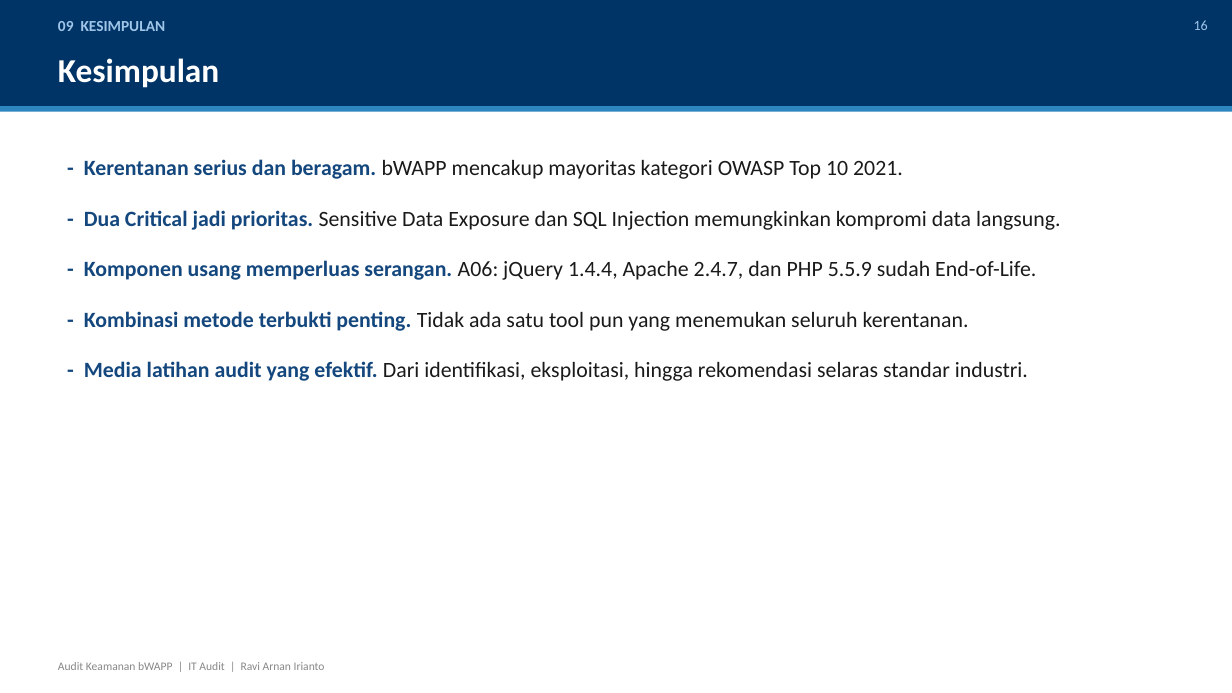
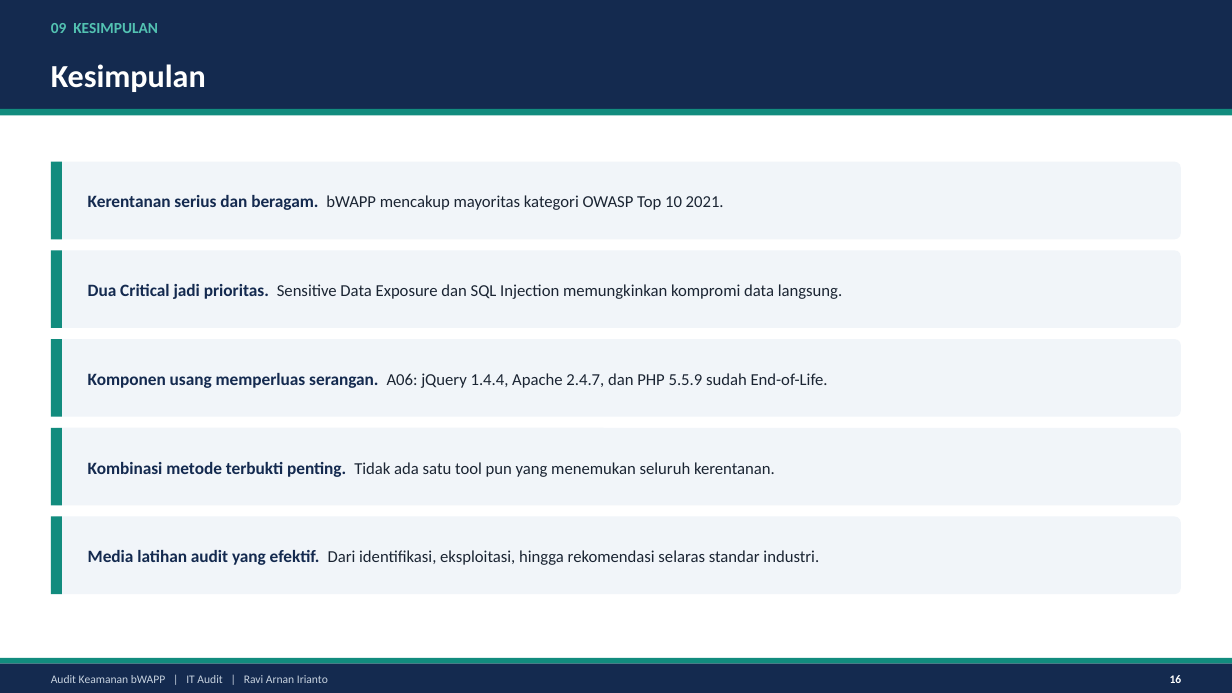
Before and after one commit to ravi-arnan/it-audit-bwapp, a slide deck: slide 16 of doc/presentasi_audit_bwapp.pptx. Drawn at 1232x693 pixels with LibreOffice and Linux fonts; fonts in the diff are those of the drawing. Boxes give left, top, right and bottom in pixels: in the first picture for what was removed or moved away, otherwise in the second. Text is boxed around its words. In the diff, an @@ line names an element or a change of style, - is before the commit and + after.

```diff
--- a/doc/presentasi_audit_bwapp.pptx
+++ b/doc/presentasi_audit_bwapp.pptx
@@ rectangle at [0, 0, 1232, 109]: fill #003366 to #142A4F @@
@@ text "09 KESIMPULAN" at [51, 23, 158, 33]: text colour #9FC5E8 to #53C2B2; less space between paragraphs @@
@@ text "Kesimpulan": place and size @@
-text "Kesimpulan" at [58, 58, 219, 88]
+text "Kesimpulan" at [51, 64, 206, 92]
@@ text "Kesimpulan" at [51, 64, 206, 92]: size 26 to 25 pt; less space between paragraphs @@
@@ rectangle: place and size @@
-rectangle at [0, 106, 1232, 112]
+rectangle at [0, 109, 1232, 116]
@@ rectangle at [0, 109, 1232, 116]: fill #2E86C1 to #128C7E @@
@@ rounded rectangle added at [51, 162, 1181, 239], fill #F1F5F9 @@
@@ rectangle added at [51, 162, 62, 239], fill #128C7E @@
@@ text added at [88, 195, 724, 210], 13 pt, text #1B2533 @@
+Kerentanan serius dan beragam. bWAPP mencakup mayoritas kategori OWASP Top 10 2021.
@@ rounded rectangle added at [51, 250, 1181, 328], fill #F1F5F9 @@
@@ rectangle added at [51, 250, 62, 328], fill #128C7E @@
@@ text added at [88, 284, 842, 299], 13 pt, text #1B2533 @@
+Dua Critical jadi prioritas. Sensitive Data Exposure dan SQL Injection memungkinkan kompromi data langsung.
@@ rounded rectangle added at [51, 339, 1181, 417], fill #F1F5F9 @@
@@ rectangle added at [51, 339, 62, 417], fill #128C7E @@
@@ text "Komponen usang memperluas serangan. A06: ..." at [88, 373, 828, 388]: vertical alignment top to middle @@
@@ text at [88, 373, 828, 388]: text changed; size 17 to 13 pt; text colour #1A1A1A to #1B2533 @@
-- Kerentanan serius dan beragam. bWAPP mencakup mayoritas kategori OWASP Top 10 2021.
-- Dua Critical jadi prioritas. Sensitive Data Exposure dan SQL Injection memungkinkan kompromi data langsung.
-- Komponen usang memperluas serangan. A06: jQuery 1.4.4, Apache 2.4.7, dan PHP 5.5.9 sudah End-of-Life.
-- Kombinasi metode terbukti penting. Tidak ada satu tool pun yang menemukan seluruh kerentanan.
-- Media latihan audit yang efektif. Dari identifikasi, eksploitasi, hingga rekomendasi selaras standar industri.
+Komponen usang memperluas serangan. A06: jQuery 1.4.4, Apache 2.4.7, dan PHP 5.5.9 sudah End-of-Life.
@@ rounded rectangle added at [51, 428, 1181, 506], fill #F1F5F9 @@
@@ rectangle added at [51, 428, 62, 506], fill #128C7E @@
@@ text added at [88, 462, 775, 477], 13 pt, text #1B2533 @@
+Kombinasi metode terbukti penting. Tidak ada satu tool pun yang menemukan seluruh kerentanan.
@@ rounded rectangle added at [51, 517, 1181, 594], fill #F1F5F9 @@
@@ rectangle added at [51, 517, 62, 594], fill #128C7E @@
@@ text added at [88, 550, 819, 565], 13 pt, text #1B2533 @@
+Media latihan audit yang efektif. Dari identifikasi, eksploitasi, hingga rekomendasi selaras standar industri.
@@ rectangle added at [0, 658, 1232, 664], fill #128C7E @@
@@ rectangle added at [0, 664, 1232, 693], fill #142A4F @@
@@ text "Audit Keamanan bWAPP | IT ...": place and size @@
-text "Audit Keamanan bWAPP | IT ..." at [58, 662, 325, 670]
+text "Audit Keamanan bWAPP | IT ..." at [51, 675, 328, 683]
@@ text "Audit Keamanan bWAPP | IT ..." at [51, 675, 328, 683]: text colour #888888 to #C7D2DF; less space between paragraphs; vertical alignment top to middle @@
@@ text "16": place and size @@
-text "16" at [1194, 20, 1208, 30]
+text "16" at [1170, 675, 1182, 683]
@@ text "16" at [1170, 675, 1182, 683]: size 11 to 9 pt, text colour #9FC5E8 to #FFFFFF, bold on; less space between paragraphs; vertical alignment top to middle @@
```
Also in this commit, not shown: 16 other slides changed, 2 other files.
